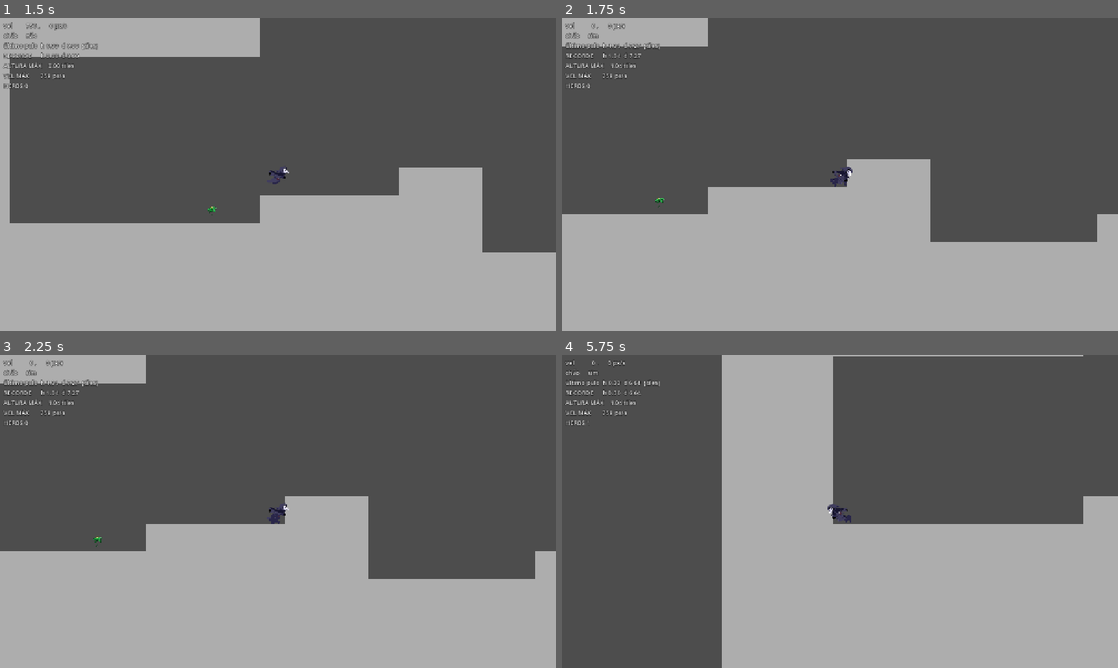
Above: before the commit, frames 1-4 (two rows, left to right).
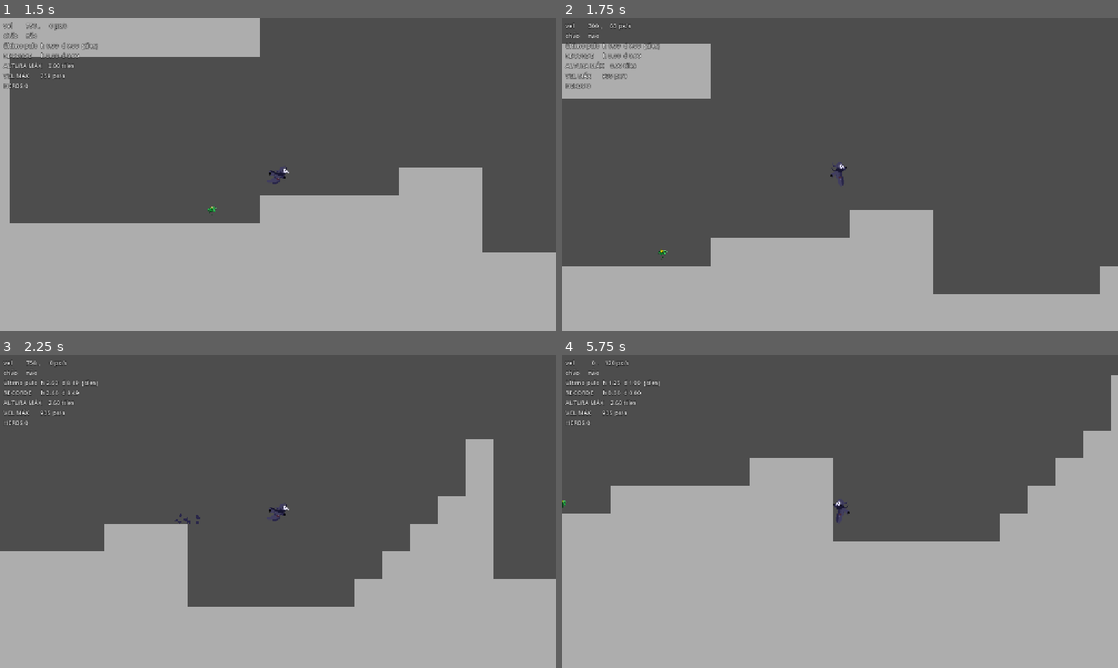
Above: after the commit, the same moments.

Repository: jpbmoura/gmtk-gamejam
Game: Godot game, scene res://scenes/menu/main_menu.tscn
Same seed, same stepped clock (60 frames per second), same inputs: the game is played once before the commit and once after it.
Inputs:
- Up to frame 1 (1.5 s): click "Start" at 0.5 s; tap Enter (ui_accept) at 1.25 s; hold Right (ui_right) from 1.28 s (still down); tap X (dash) at 1.35 s
- Up to frame 2 (1.75 s): keep holding Right (ui_right); tap Enter (ui_accept) at 1.52 s
- Up to frame 3 (2.25 s): keep holding Right (ui_right); tap X (dash) at 2.1 s
- Up to frame 4 (5.75 s): tap Enter (ui_accept) at 2.27, 3.77, 4.52, 5.27 s; release Right (ui_right) at 2.78 s; hold Left (ui_left) 2.78-3.53 s; tap 0 at 2.85, 5.1 s; tap X (dash) at 3.05, 3.6, 4.35, 5.3 s; hold Right (ui_right) 3.53-5.03 s; hold Left (ui_left) from 5.03 s (still down)

Frame 1 is identical in both runs. In frame 2, 23% of the frame differs, in the area x 0-100%, y 0-89%; in frame 3, 18%; in frame 4, 28%, in the area x 0-100%, y 0-100%.

Commit message:
melhorando movimentação

Diff:
--- a/scenes/player/player.gd
+++ b/scenes/player/player.gd
@@ -36,7 +36,7 @@
 
 var DASH_TIME = 0.2
 var DASH_SPEED = 800.0
-var DASH_COOLDOWN = 2
+var DASH_COOLDOWN = 2.3
 
 func _ready() -> void:
 	add_to_group("player")
@@ -49,7 +49,8 @@
 
 	# --- timers de chão ---
 	if on_floor:
-		dash_used = false
+		if dash_cooldown_timer <= 2:
+			dash_used = false
 		coyote_timer = coyote_time
 		jumps_left = max_jumps
 	else:
@@ -87,6 +88,9 @@
 
 	# --- pulo de parede (checar ANTES do pulo normal) ---
 	if buffer_timer > 0.0 and wall_coyote_timer > 0.0 and not on_floor:
+		dash_timer = 0.0
+		velocity.x = last_wall_normal.x * wall_jump_push
+		velocity.y = wall_jump_height
 		buffer_timer = 0.0
 		wall_coyote_timer = 0.0
 		coyote_timer = 0.0
@@ -102,6 +106,7 @@
 		buffer_timer = 0.0
 		var ground_jump := coyote_timer > 0.0 and jumps_left == max_jumps
 		coyote_timer = 0.0
+		dash_timer = 0.0
 		velocity.y = jump_velocity if ground_jump else jump_velocity * double_jump_factor
 		jumps_left -= 1
 
@@ -110,16 +115,15 @@
 
 	# --- dash ---
 	# ui_right twice to dash
-	if Input.is_action_just_pressed("dash") && not dash_used:
-		if dash_cooldown_timer <= DASH_COOLDOWN:
-			dash_cooldown_timer = DASH_COOLDOWN
-			dash_cooldown_timer -= delta
+	if Input.is_action_just_pressed("dash") and not dash_used:
+		dash_used = true
+		dash_cooldown_timer = DASH_COOLDOWN
 
-		dash_used = true
 		if Input.get_axis("ui_left", "ui_right"):
 			dash_direction = Input.get_axis("ui_left", "ui_right")
 		else:
 			dash_direction = facing
+
 		dash_timer = DASH_TIME
 
 	if dash_timer > 0.0:
@@ -127,6 +131,8 @@
 		velocity.x = DASH_SPEED * dash_direction
 		velocity.y = 0.0
 
+	if dash_cooldown_timer > 0.0:
+		dash_cooldown_timer -= delta
 
 	# --- moving ---
 	if wall_lock_timer <= 0.0:
